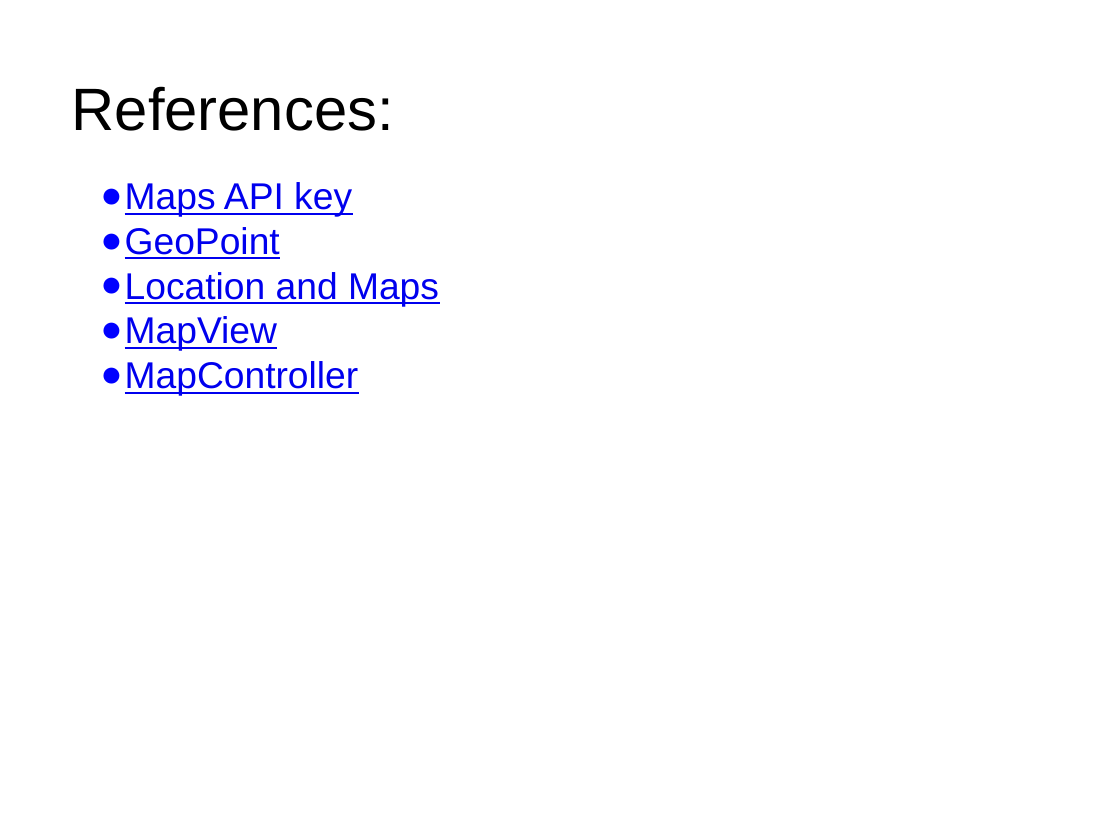
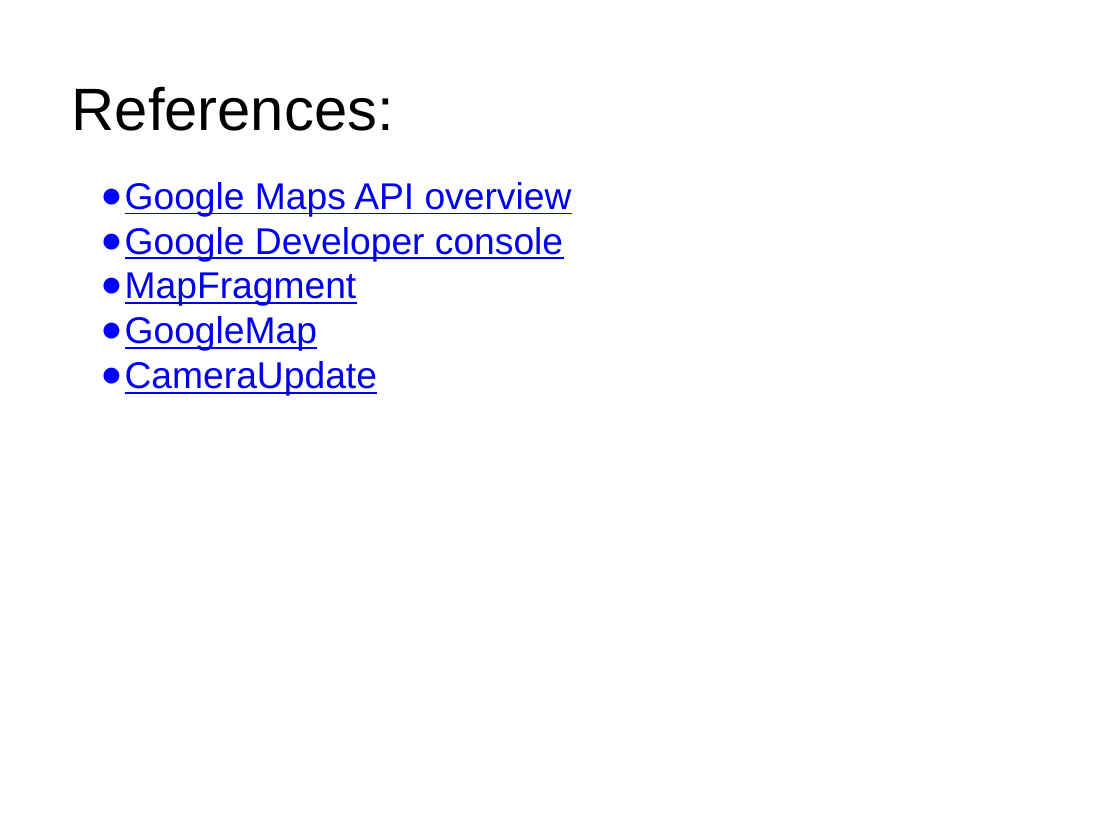
Before and after one commit to apuder/android-tutorials, a slide deck: slide 3 of android/map/doc/slides.pptx (slide 4 before the commit). Drawn at 1120x840 pixels with LibreOffice and Linux fonts; fonts in the diff are those of the drawing. Boxes give left, top, right and bottom in pixels: in the first picture for what was removed or moved away, otherwise in the second. Text is boxed around its words. In the diff, an @@ line names an element or a change of style, - is before the commit and + after.

Commit message:
Update map tutorial to Maps API v2

```diff
--- a/android/map/doc/slides.pptx
+++ b/android/map/doc/slides.pptx
@@ text at (x1=125, y1=182, x2=572, y2=396): text changed @@
-● Maps API key
-● GeoPoint
-● Location and Maps
-● MapView
-● MapController
+● Google Maps API overview
+● Google Developer console
+● MapFragment
+● GoogleMap
+● CameraUpdate
```
Also in this commit, not shown: 2 other slides changed, 1 slide removed, 6 other files.
